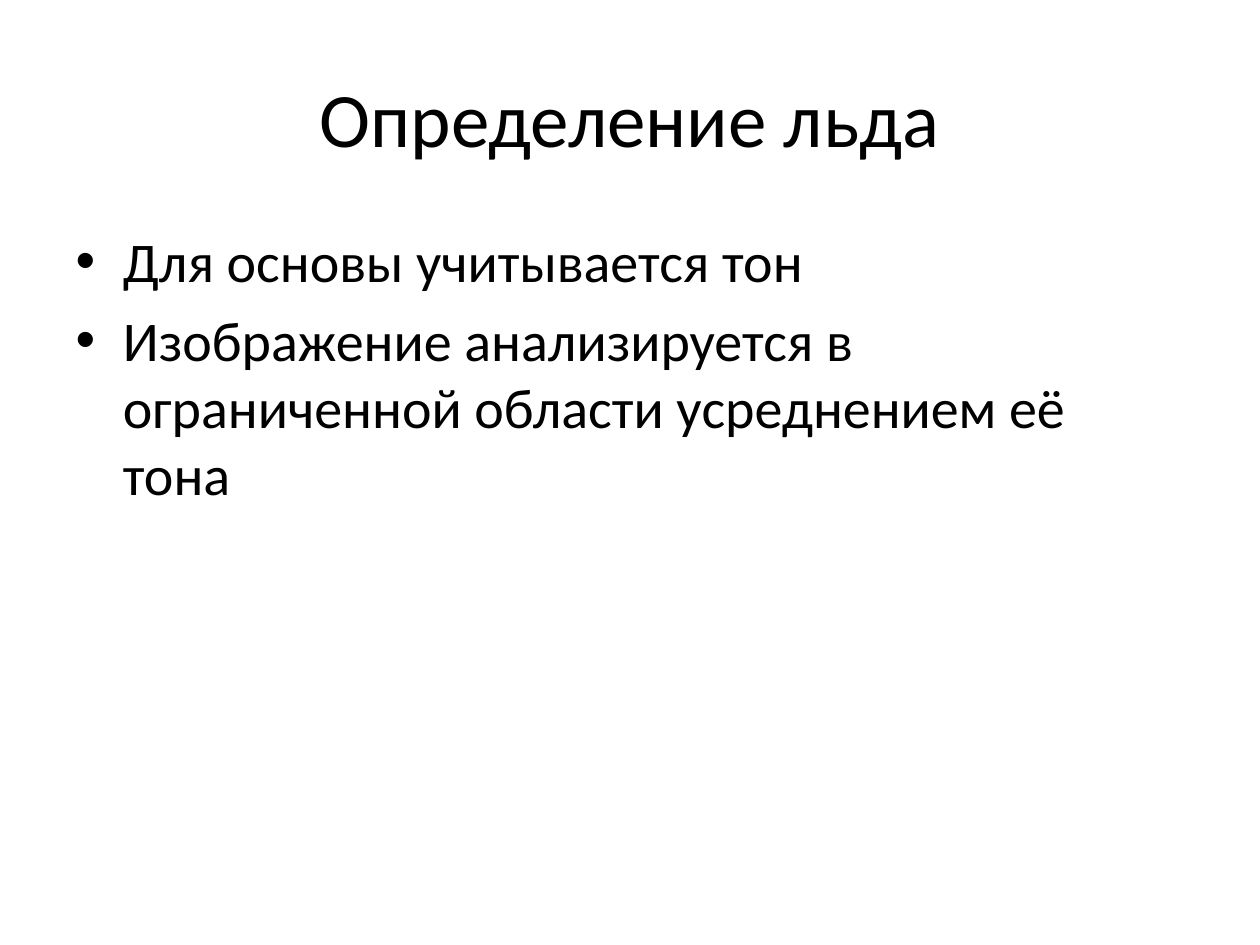
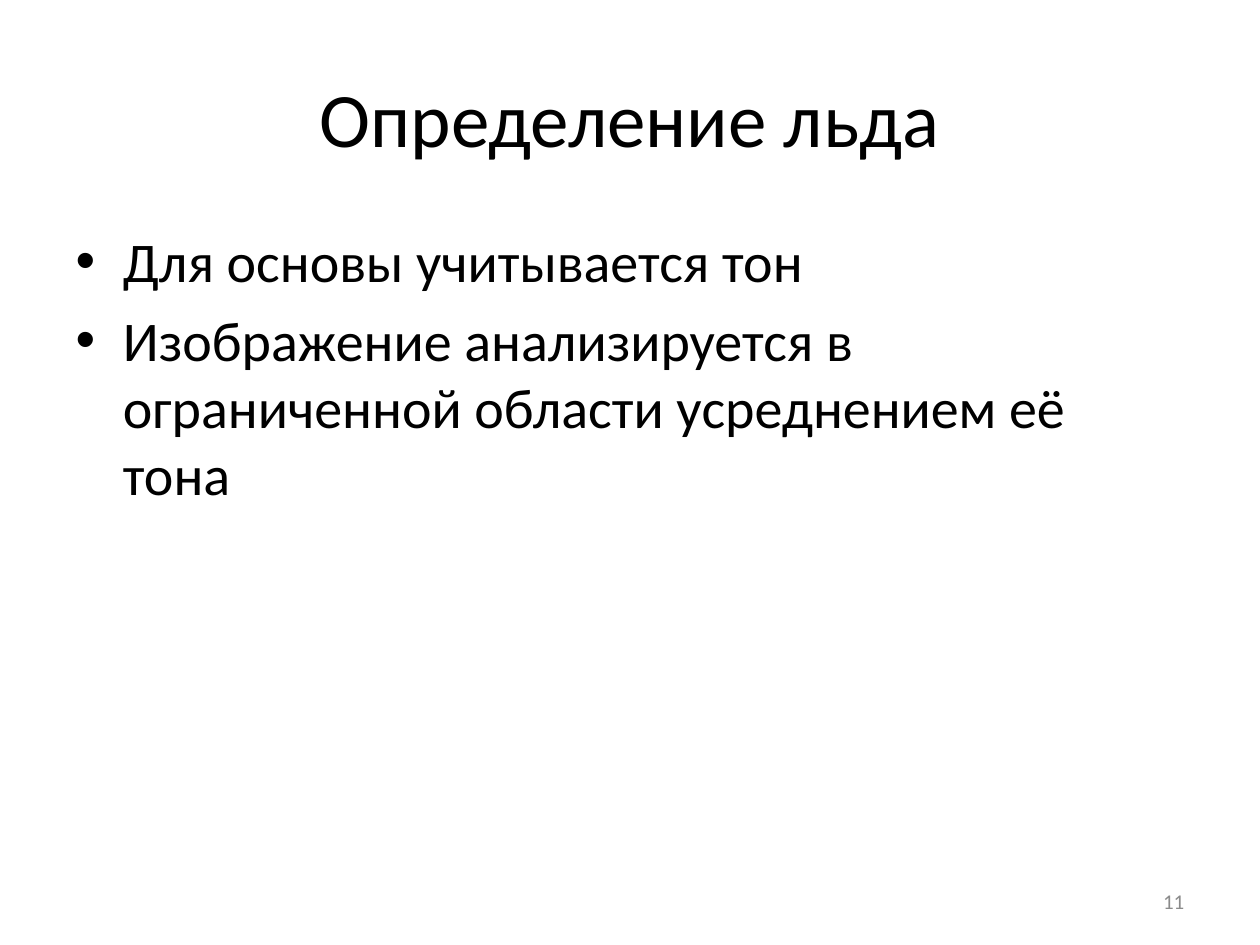
Before and after one commit to NecroArt/Diploma, a slide deck: slide 11 of docs/parts/conference.pptx (slide 10 before the commit). Drawn at 1260x945 pixels with LibreOffice and Linux fonts; fonts in the diff are those of the drawing. Boxes give left, top, right and bottom in pixels: in the first picture for what was removed or moved away, otherwise in the second. Text is boxed around its words. In the diff, an @@ line names an element or a change of style, - is before the commit and + after.

```diff
--- a/docs/parts/conference.pptx
+++ b/docs/parts/conference.pptx
@@ page number added at bbox=[1163, 895, 1184, 909], 12 pt, text #8C8C8C @@
+11
```
Also in this commit, not shown: 8 other slides changed, 7 slides added, 7 other files.
